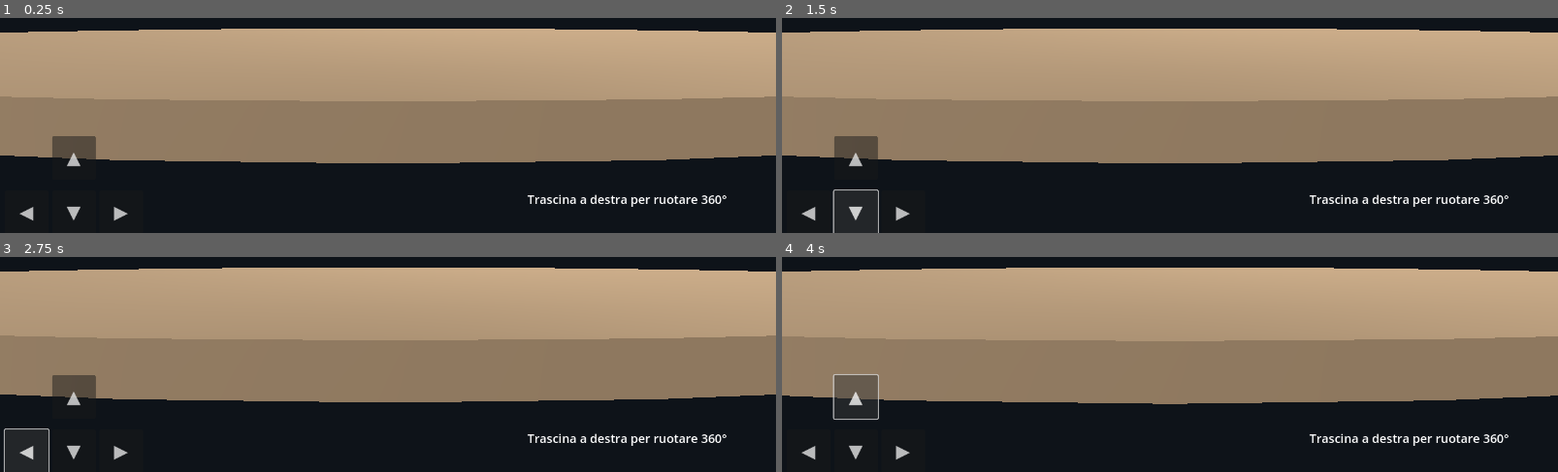
Above: before the commit, frames 1-4 (two rows, left to right).
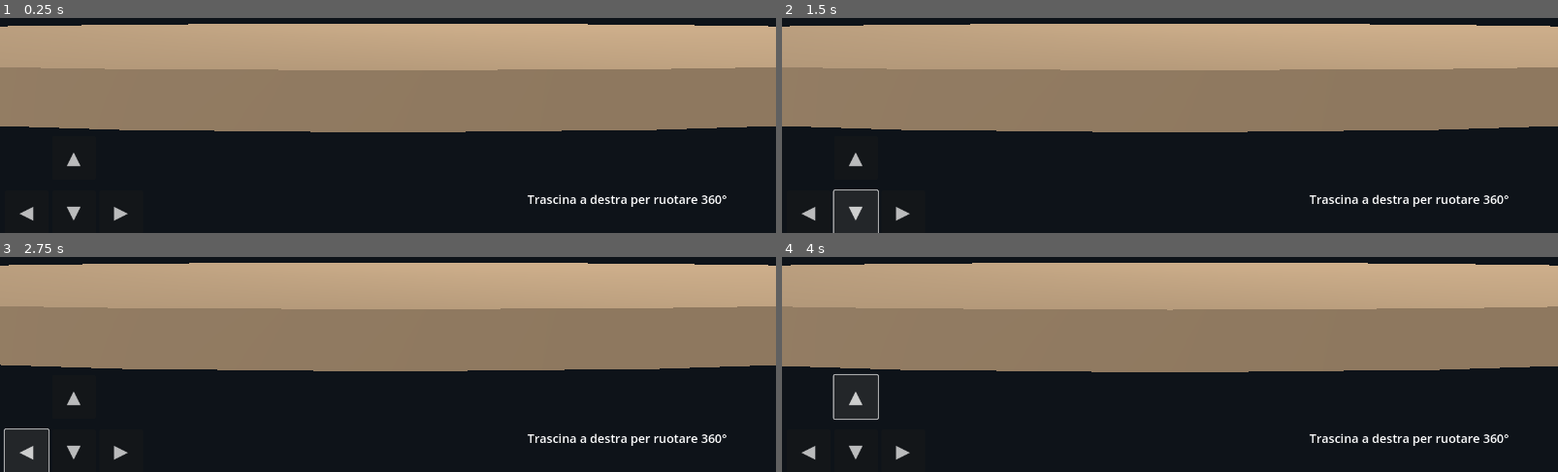
Above: after the commit, the same moments.

Repository: romabattleroyale/Roma-BRT
Game: Godot game, scene res://poi_test/test_scene.tscn
The game is run twice, just before and just after one commit, with the same random seed, the same clock (stepped at 60 frames per second) and the same inputs.
Inputs:
- Up to frame 1 (0.25 s): no input
- Up to frame 2 (1.5 s): click "▲" at 0.5 s; click "▼" at 1.25 s
- Up to frame 3 (2.75 s): click "◀" at 2 s
- Up to frame 4 (4 s): click "▶" at 2.75 s; click "▲" at 3.5 s

The runs differ from the first frame. In frame 1, 31% of the frame differs, in the area x 0-100%, y 2-68%; in frame 2, 31%; in frame 3, 31%; in frame 4, 31%, in the area x 0-100%, y 2-69%.

Commit message:
POI Iteration 3 - island collision for mobile ground movement

Diff:
--- a/poi_test_tiber_island/poi_test/test_scene.tscn
+++ b/poi_test_tiber_island/poi_test/test_scene.tscn
@@ -9,6 +9,10 @@
 background_color = Color(0.055, 0.075, 0.10, 1)
 ambient_light_source = 3
 ambient_light_energy = 0.8
+
+[sub_resource type="CylinderShape3D" id="IslandCollision"]
+radius = 1.0
+height = 4.0
 
 [sub_resource type="CapsuleShape3D" id="Capsule"]
 radius = 0.35
@@ -30,8 +34,14 @@
 
 [node name="TiberIsland" parent="." instance=ExtResource("1_poi")]
 
+[node name="IslandCollision" type="StaticBody3D" parent="."]
+
+[node name="CollisionShape3D" type="CollisionShape3D" parent="IslandCollision"]
+shape = SubResource("IslandCollision")
+scale = Vector3(135, 1, 55)
+
 [node name="Player" type="CharacterBody3D" parent="."]
-position = Vector3(0, 8, 75)
+position = Vector3(0, 6.0, 75)
 script = ExtResource("2_player")
 
 [node name="CollisionShape3D" type="CollisionShape3D" parent="Player"]
